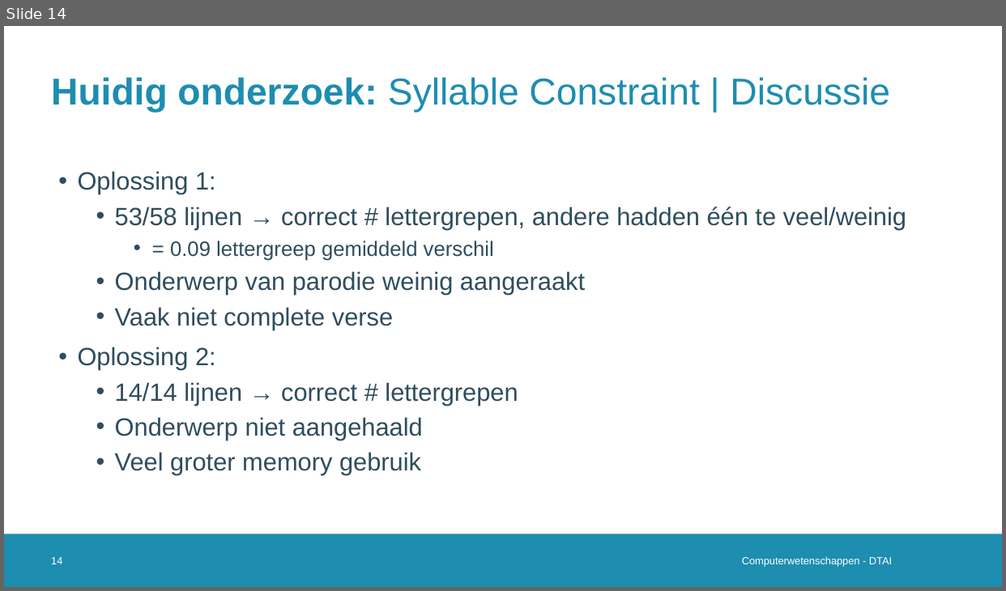
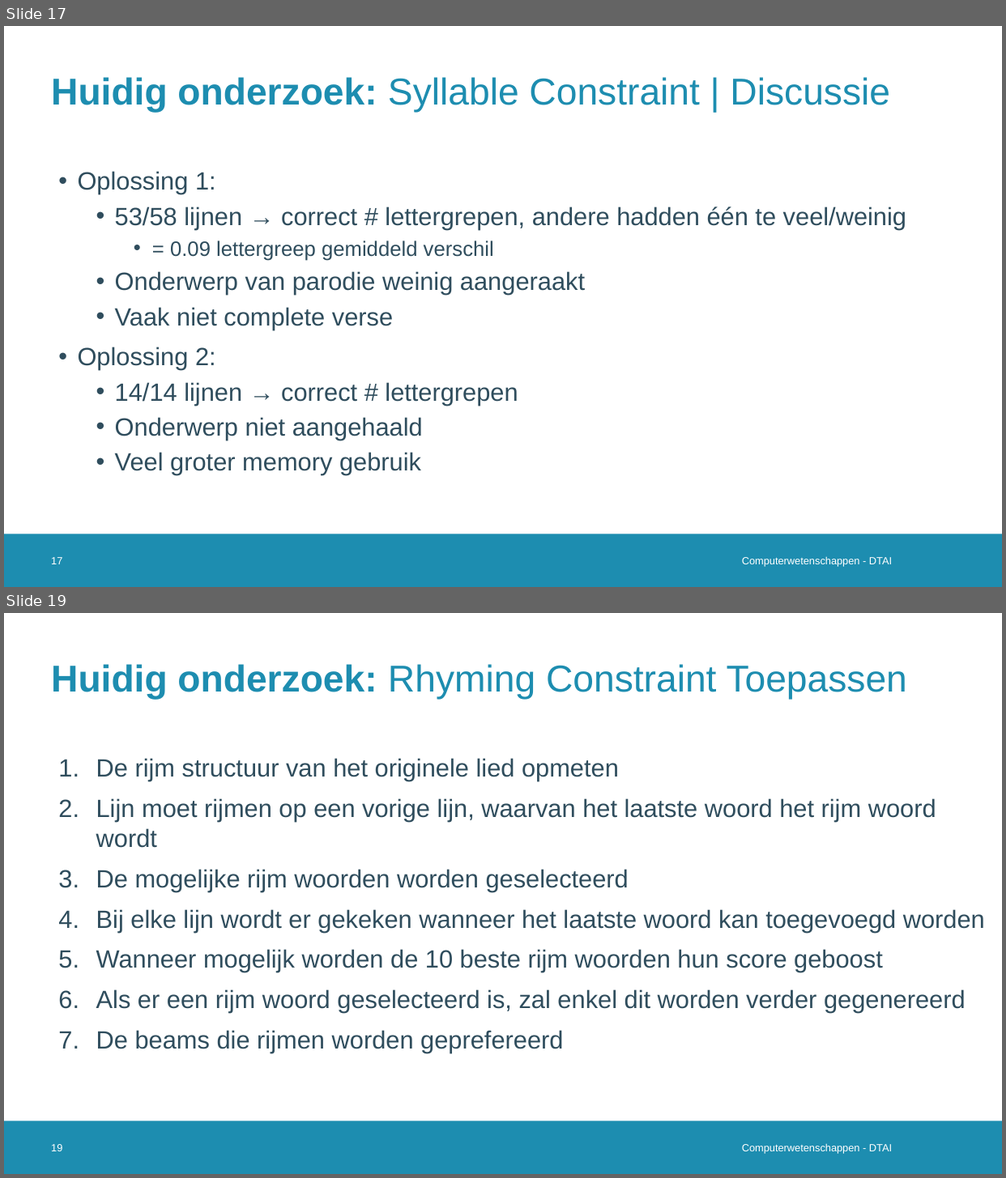
Before and after one commit to Alintermans/Thesis, a slide deck: Presentations/Third Intermediate Presentation/Presentation.pptx. Shown one above the other, each under a label of ours: slide 14 before the commit, slides 17 and 19 after it; the slides between them are not shown. The pictures are 1006x591 and 1006x1178 pixels, drawn with LibreOffice and Linux fonts; fonts in the diff are those of the drawing; background and template pictures are left out. Boxes give left, top, right and bottom in pixels: in the first picture for what was removed or moved away, otherwise in the second. Text is boxed around its words. In the diff, an @@ line names an element or a change of style, - is before the commit and + after.

```diff
--- a/Presentations/Third Intermediate Presentation/Presentation.pptx
+++ b/Presentations/Third Intermediate Presentation/Presentation.pptx
@@ slide 19 added at (4,613,1002,1174), background #FFFFFF; not listed: 1 template element that a slide beside it also shows @@
@@ title added at (51,664,907,700), 36 pt, text #1D8DB0 @@
+Huidig onderzoek: Rhyming Constraint Toepassen
@@ text added at (96,758,985,1054), 24 pt, text #2F4D5D @@
+1. De rijm structuur van het originele lied opmeten
+2. Lijn moet rijmen op een vorige lijn, waarvan het laatste woord het rijm woord wordt
+3. De mogelijke rijm woorden worden geselecteerd
+4. Bij elke lijn wordt er gekeken wanneer het laatste woord kan toegevoegd worden
+5. Wanneer mogelijk worden de 10 beste rijm woorden hun score geboost
+6. Als er een rijm woord geselecteerd is, zal enkel dit worden verder gegenereerd
+7. De beams die rijmen worden geprefereerd
@@ page number added at (51,1144,62,1152), 10 pt, text #FFFFFF @@
+19
@@ text added at (742,1144,892,1154), 10 pt, text #FFFFFF @@
+Computerwetenschappen - DTAI
@@ what was slide 14 is now slide 17 @@
@@ page number at (51,557,62,565): text changed @@
-14
+17
```
Also in this commit, not shown: 2 slides changed, 6 other slides added.
